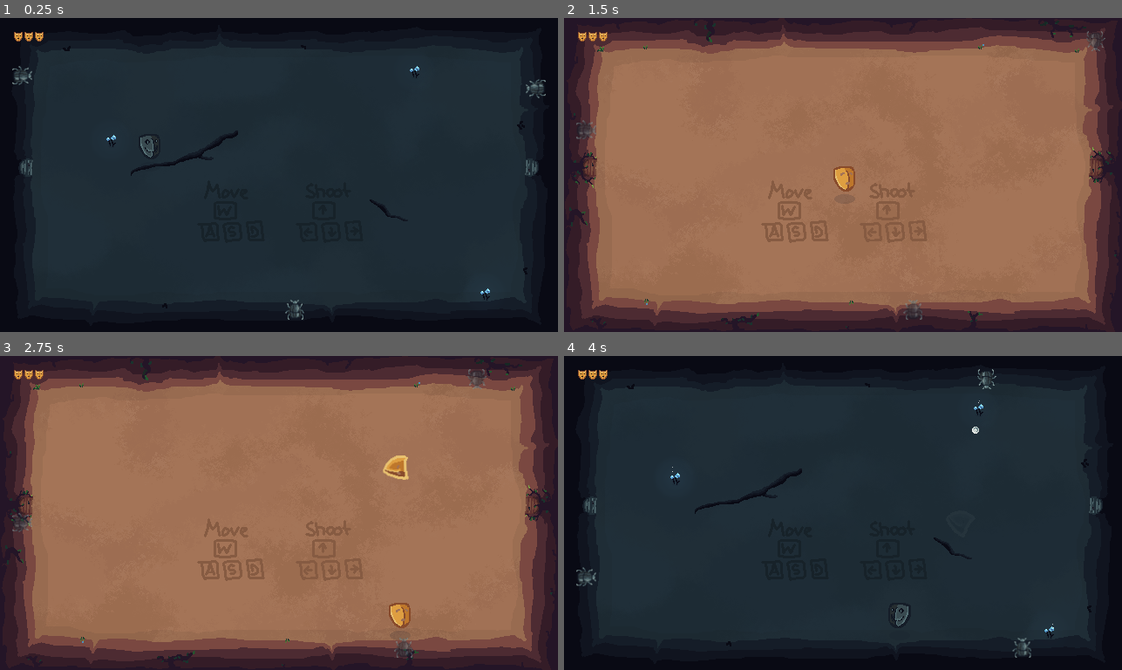
Above: before the commit, frames 1-4 (two rows, left to right).
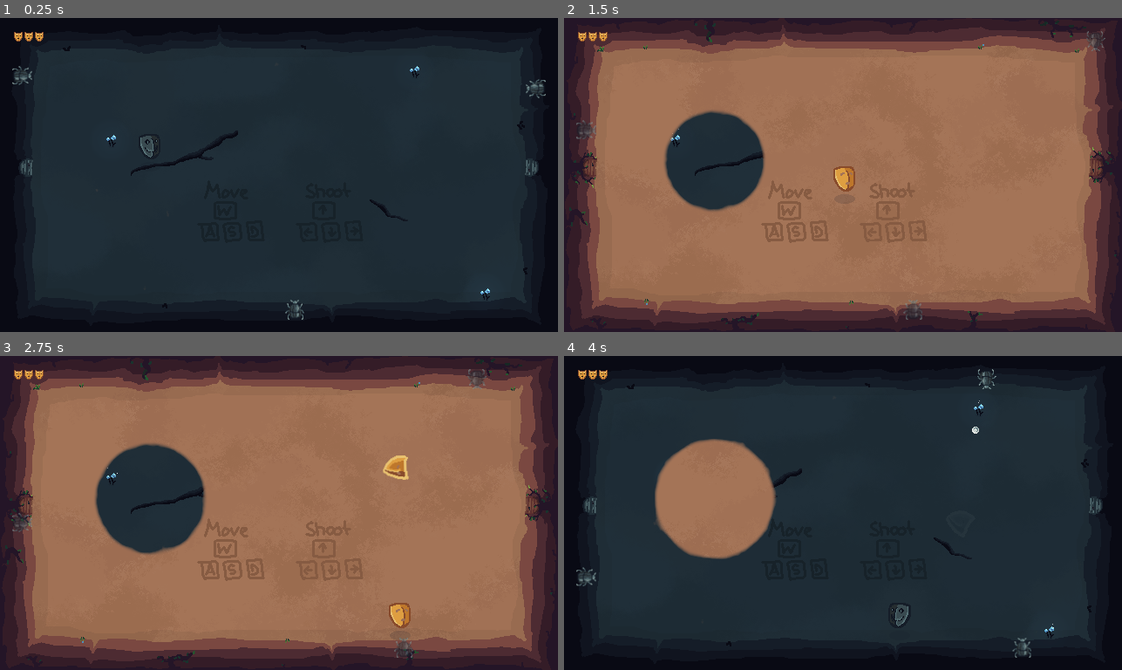
Above: after the commit, the same moments.

Repository: MarcelBlasius/Global-Game-Jam-2026
Game: Godot game, scene res://scenes/main_scene.tscn
Same seed, same stepped clock (60 frames per second), same inputs: the game is played once before the commit and once after it.
Inputs (mouse positions are in pixels of both pictures, inside the frame that each line leads up to):
- Up to frame 1 (0.25 s): no input
- Up to frame 2 (1.5 s): tap Enter at 0.5 s; move the mouse to (965, 159) at 0.52 s; hold D (right) 0.53-1.28 s; tap Shift at 0.6 s; click (965, 159) at 0.67 s; move the mouse to (731, 190) at 1.27 s; hold S (down) from 1.28 s (still down); tap Ctrl at 1.35 s
- Up to frame 3 (2.75 s): move the mouse to (334, 443) at 2.02 s; release S (down) at 2.03 s; hold D (right) from 2.03 s (still down); tap Shift at 2.1 s
- Up to frame 4 (4 s): move the mouse to (815, 575) at 2.77 s; release D (right) at 2.78 s; hold Up (shoot up) 2.78-3.53 s; tap Ctrl at 2.85 s; click (815, 575) at 2.92 s; move the mouse to (1010, 560) at 3.52 s; hold A (left) from 3.53 s (still down); tap Shift at 3.6 s

The runs differ from the first frame. In frame 2, 4.5% of the frame differs, in the area x 17-36%, y 29-62%; in frame 3, 5.5%; in frame 4, 6.6%, in the area x 16-38%, y 26-65%.

Commit message:
fixed noise, updated portal radius setting

Diff:
--- a/spectra/scenes/bela/noise_test.tscn
+++ b/spectra/scenes/bela/noise_test.tscn
@@ -7,20 +7,20 @@
 [sub_resource type="QuadMesh" id="QuadMesh_a8xpg"]
 
 [sub_resource type="FastNoiseLite" id="FastNoiseLite_8ol3o"]
-noise_type = 0
-frequency = 0.0117
-offset = Vector3(85.36, 79.65, -703.12)
-fractal_octaves = 6
-fractal_gain = -1.32
-fractal_weighted_strength = 1.0
-domain_warp_enabled = true
+frequency = 0.0304
+offset = Vector3(61.42, 79.65, -703.12)
+fractal_octaves = 10
+fractal_weighted_strength = 0.24
+fractal_ping_pong_strength = 1.7
 domain_warp_amplitude = 30.32
 
 [sub_resource type="NoiseTexture2D" id="NoiseTexture2D_j1v85"]
 width = 640
-height = 320
+height = 360
+generate_mipmaps = false
 noise = SubResource("FastNoiseLite_8ol3o")
 seamless = true
+normalize = false
 
 [node name="NoiseTest" type="Node2D" unique_id=1102631375]
 
@@ -29,9 +29,37 @@
 position = Vector2(320, 180)
 scale = Vector2(640, 360)
 mesh = SubResource("QuadMesh_a8xpg")
+texture = SubResource("NoiseTexture2D_j1v85")
 script = ExtResource("1_a8xpg")
 noise_tex = SubResource("NoiseTexture2D_j1v85")
 noise = SubResource("FastNoiseLite_8ol3o")
 
-[node name="Camera2D" type="Camera2D" parent="." unique_id=1960122362]
-offset = Vector2(320, 180)
+[node name="MeshInstance2D2" type="MeshInstance2D" parent="." unique_id=34896302]
+material = SubResource("ShaderMaterial_txdqm")
+position = Vector2(960, 180)
+scale = Vector2(640, 360)
+mesh = SubResource("QuadMesh_a8xpg")
+texture = SubResource("NoiseTexture2D_j1v85")
+script = ExtResource("1_a8xpg")
+noise_tex = SubResource("NoiseTexture2D_j1v85")
+noise = SubResource("FastNoiseLite_8ol3o")
+
+[node name="MeshInstance2D3" type="MeshInstance2D" parent="." unique_id=1214308246]
+material = SubResource("ShaderMaterial_txdqm")
+position = Vector2(960, 540)
+scale = Vector2(640, 360)
+mesh = SubResource("QuadMesh_a8xpg")
+texture = SubResource("NoiseTexture2D_j1v85")
+script = ExtResource("1_a8xpg")
+noise_tex = SubResource("NoiseTexture2D_j1v85")
+noise = SubResource("FastNoiseLite_8ol3o")
+
+[node name="MeshInstance2D4" type="MeshInstance2D" parent="." unique_id=782764532]
+material = SubResource("ShaderMaterial_txdqm")
+position = Vector2(320, 540)
+scale = Vector2(640, 360)
+mesh = SubResource("QuadMesh_a8xpg")
+texture = SubResource("NoiseTexture2D_j1v85")
+script = ExtResource("1_a8xpg")
+noise_tex = SubResource("NoiseTexture2D_j1v85")
+noise = SubResource("FastNoiseLite_8ol3o")
--- a/spectra/scenes/bela/subviews/world_a.tscn
+++ b/spectra/scenes/bela/subviews/world_a.tscn
@@ -8,8 +8,8 @@
 shader = ExtResource("1_c8xer")
 shader_parameter/posValues = PackedFloat32Array(0, 0, 0, 0, 0, 0, 0, 0, 0, 0, 0, 0, 0, 0, 0, 0, 0, 0, 0, 0, 0, 0, 0, 0, 0, 0, 0, 0, 0, 0, 0, 0, 0, 0, 0, 0, 0, 0, 0, 0)
 shader_parameter/value_count = 0
-shader_parameter/corona = 5.0
-shader_parameter/invert_world = false
+shader_parameter/corona = 10.0
+shader_parameter/invert_world = true
 shader_parameter/time_millis = 0.0
 
 [sub_resource type="QuadMesh" id="QuadMesh_ltjy5"]
@@ -28,6 +28,6 @@
 script = ExtResource("2_mtvx8")
 
 [node name="SubViewport" type="SubViewport" parent="MeshInstance2D" unique_id=54492146]
-size = Vector2i(640, 320)
+size = Vector2i(640, 360)
 
 [node name="NoiseTest" parent="MeshInstance2D/SubViewport" unique_id=1102631375 instance=ExtResource("3_ltjy5")]
--- a/spectra/scripts/alpha.gd
+++ b/spectra/scripts/alpha.gd
@@ -1,10 +1,13 @@
 class_name Alpha
 extends MeshInstance2D
+
+#@export var noise_tex1 : NoiseTexture2D
 
 class MaskPos:
 	var pos: Vector2
 	var radius: float
 	var worldBit : float
+	var endRadius : float
 
 var mat : ShaderMaterial
 var posList : Array[MaskPos]
--- a/spectra/scripts/manager.gd
+++ b/spectra/scripts/manager.gd
@@ -85,12 +85,12 @@
 func level_one():
 	alpha.set_world(current_world)
 	var time = 2.0
-	for i in range(2):
+	for i in range(1):
 		spawn_enemy(enemy_standard_1, time)
 		time += 2
 
 	var pos = get_random_pos(150)
-	spawn_portal_routine(pos, 8)
+	spawn_portal_routine(pos, 1)
 
 func level_two():
 	alpha.set_world(current_world)
@@ -117,8 +117,9 @@
 	maskPos.pos = pos
 	maskPos.radius = 0
 	maskPos.worldBit = 0
+	maskPos.endRadius = 60
 	alpha.posList.append(maskPos)
-	animate_portal_spawn_routine(maskPos, 50, spawn_curve)
+	animate_portal_spawn_routine(maskPos, spawn_curve)
 
 func spawn_end_portal_routine(pos : Vector2, time: float = 0):
 	var tree = get_tree()
@@ -131,9 +132,10 @@
 	maskPos.pos = pos
 	maskPos.radius = 0
 	maskPos.worldBit = 1
+	maskPos.endRadius = 640
 	alpha.posList.append(maskPos)
-	var animLength = 7.0
-	animate_portal_spawn_routine(maskPos, 640, finish_curve, animLength)
+	var animLength =7.0
+	animate_portal_spawn_routine(maskPos, finish_curve, animLength)
 
 	if (tree == null):
 		return
@@ -144,29 +146,29 @@
 	end_round()
 
 
-func animate_portal_spawn_routine(mask : Alpha.MaskPos, radius: float, curve: Curve, animLength : float = 7.0):
+func animate_portal_spawn_routine(mask : Alpha.MaskPos, curve: Curve, animLength : float = 7.0):
 	var current_mills = Time.get_ticks_msec()
 	var animLengthMills = animLength * 1000
 	while (Time.get_ticks_msec() - current_mills < animLengthMills):
 		var t = (Time.get_ticks_msec() - current_mills) / (animLengthMills)
 		var y = curve.sample(t)
-		mask.radius = radius * y
+		mask.radius = mask.endRadius * y
 		var tree = get_tree()
 		if (tree == null):
 			return
 		await tree.process_frame
-	mask.radius = radius
+	mask.radius = mask.endRadius
 
 var portal_lifetime : float = 4
 
-func animate_portal_despawn_routine(mask : Alpha.MaskPos, radius: float, curve: Curve):
+func animate_portal_despawn_routine(mask : Alpha.MaskPos, curve: Curve):
 	await get_tree().create_timer(portal_lifetime).timeout
 	var current_mills = Time.get_ticks_msec()
 	var animLength = 7.0 * 1000
 	while (Time.get_ticks_msec() - current_mills < animLength):
 		var t = (Time.get_ticks_msec() - current_mills) / (animLength)
 		var y = curve.sample(1 - t)
-		mask.radius = radius * y
+		mask.radius = mask.endRadius * y
 		var tree = get_tree()
 		if (tree == null):
 			return
@@ -186,7 +188,7 @@
 		if (temp == end_Mask_not_to_delete):
 			return
 		current_maskPos_to_delete = temp
-		animate_portal_despawn_routine(current_maskPos_to_delete, 50, finish_curve)
+		animate_portal_despawn_routine(current_maskPos_to_delete, finish_curve)
 
 func remove_enemy(enemy: Node):
 	enemies.erase(enemy)
--- a/spectra/scripts/update_noise.gd
+++ b/spectra/scripts/update_noise.gd
@@ -5,8 +5,8 @@
 @export var noise : FastNoiseLite
 # Called when the node enters the scene tree for the first time.
 func _ready() -> void:
-	noise = noise_tex.noise
-	texture = noise_tex
+	#noise = noise_tex.noise
+	#texture = noise_tex
 
 	#var noise := mat. .noise as FastNoiseLite
 	pass # Replace with function body.
@@ -14,8 +14,8 @@
 
 # Called every frame. 'delta' is the elapsed time since the previous frame.
 func _process(delta: float) -> void:
-	noise.offset += Vector3(0, 0, 20)
-	noise_tex.reset_state()
+	#noise.offset += Vector3(0, 0, 20)
+	#noise_tex.reset_state()
 
 	#noise_tex.emit_changed()
 	#noise.emit_changed()
--- a/spectra/shaders/alpha.gdshader
+++ b/spectra/shaders/alpha.gdshader
@@ -17,11 +17,12 @@
 	return sqrt((uv.x - point.x) * (uv.x - point.x) + (uv.y - point.y) * (uv.y - point.y)) - radius;;
 }
 
-float calcAlpha(float dist)
+float calcAlpha(float dist, float noise)
 {
 	float minDist = -(corona / 2.0);
 	float maxDist =  (corona / 2.0);
 	float a;
+
 
     if (dist < minDist)
     {
@@ -35,6 +36,20 @@
 	{
 		a = 1.0;
 	}
+
+	if (invert_world)
+	{
+		a = 1.0 -a;
+	}
+
+	if (invert_world)
+	{
+		a *= smoothstep(1.0, 0.0, 1.0 - a) * (noise);
+	}
+	else{
+		a *= smoothstep(0.0, 1.0, a) * noise;
+	}
+
 
 	return a;
 }
@@ -79,6 +94,11 @@
 	noiseUV = noiseUV - vec2(float(uInt), float(vInt));
 
 	vec4 noise = texture(tex_noise, noiseUV);
+	//if (invert_world)
+	//{
+		//noise = -noise;
+	//}
+
 	vec2 uv = UV * vec2(640, 360);
 	float distResult = 9999999.0;
 	for(int i = 0; i< value_count; i++)
@@ -123,13 +143,16 @@
 		distResult = differenceSDF(union, intersection);
 	}
 
-	distResult -= ((noise.x + 1.0)/ 2.0)  * 30.0;
-    float a = calcAlpha(distResult);
-
+	//distResult += noise.x * 100.0;
+	float rawNoiseInput = noise.x;
 	if (invert_world)
 	{
-		a = 1.0 - a;
+		rawNoiseInput = - rawNoiseInput;
 	}
+	//float noiseVal = ((rawNoiseInput + 1.0) / 2.0);
+    float a = calcAlpha(distResult, noise.x * 5.0);
+
+
 
 	COLOR = vec4(a, a, a, 1);
 }
